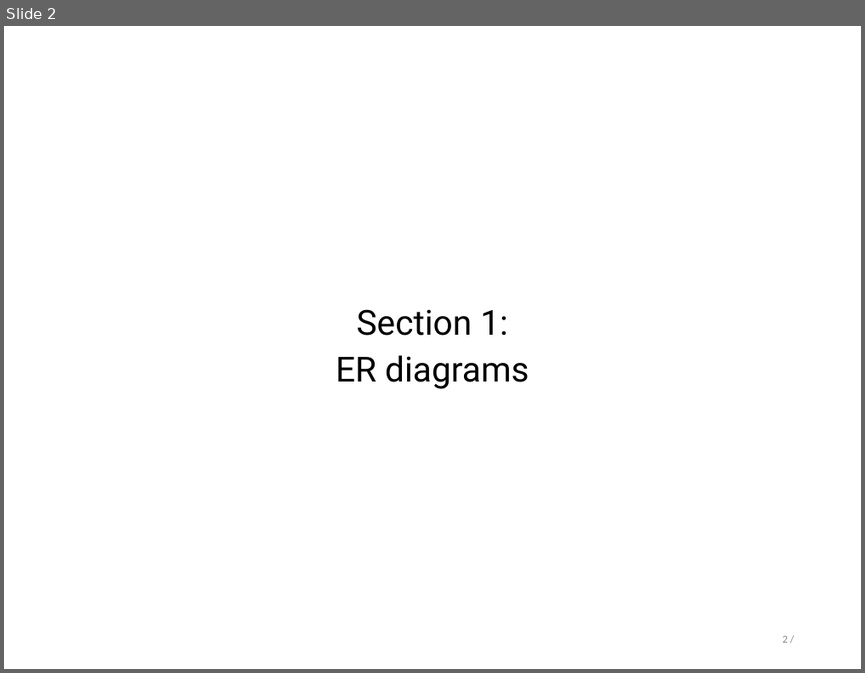
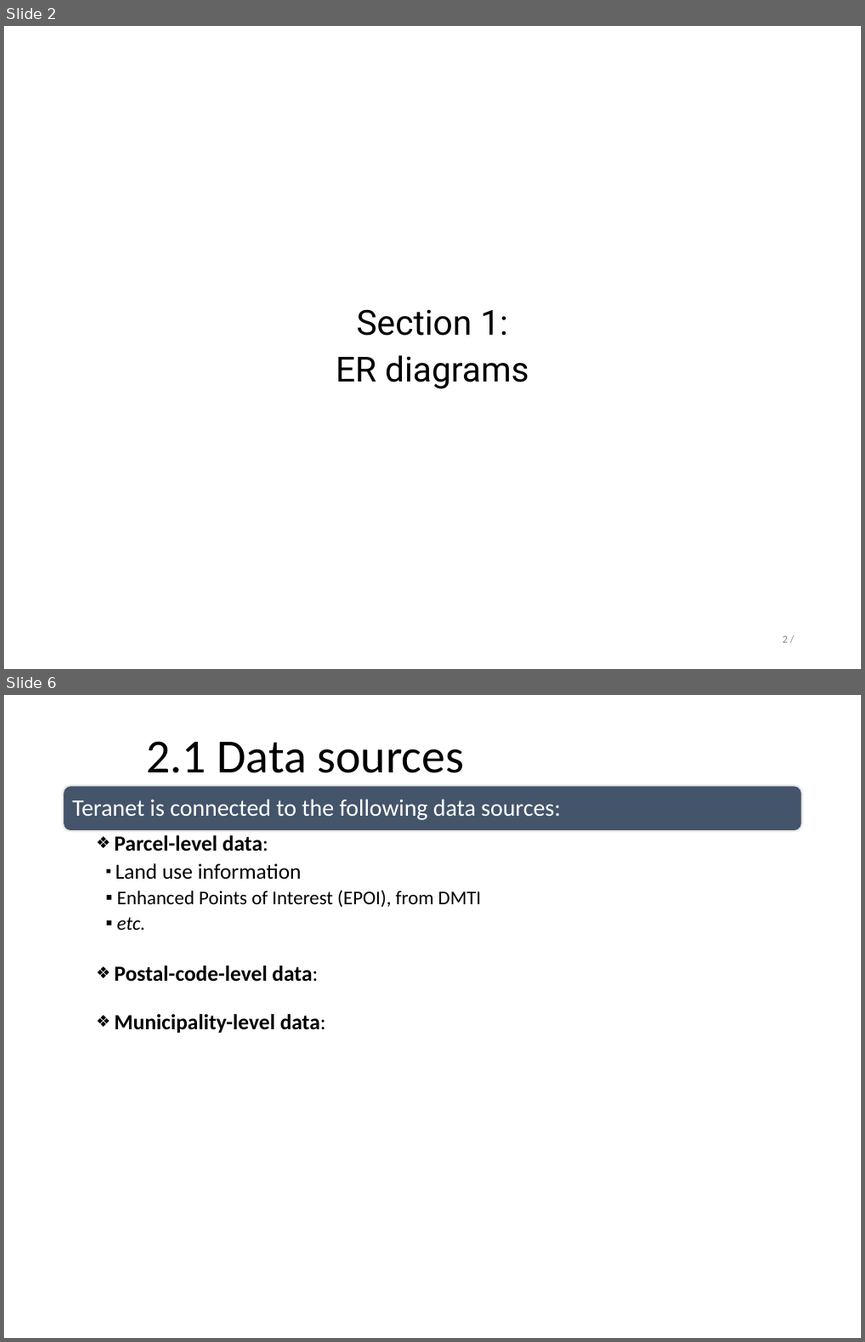
Before and after one commit to stepan-o/thesis, a slide deck: presentations/rdbms_design.pptx. Shown one above the other, each under a label of ours: slide 2 before the commit, slides 2 and 6 after it; the slides between them are not shown. The pictures are 865x673 and 865x1342 pixels, drawn with LibreOffice and Linux fonts; fonts in the diff are those of the drawing. Boxes give left, top, right and bottom in pixels: in the first picture for what was removed or moved away, otherwise in the second. Text is boxed around its words. In the diff, an @@ line names an element or a change of style, - is before the commit and + after.

```diff
--- a/presentations/rdbms_design.pptx
+++ b/presentations/rdbms_design.pptx
@@ slide 6 added at (x1=4, y1=695, x2=861, y2=1338), background #FFFFFF @@
@@ text added at (x1=146, y1=741, x2=464, y2=773), 44 pt, text #000000 @@
+2.1 Data sources
@@ rounded rectangle added at (x1=64, y1=785, x2=802, y2=831), fill #44546A, outline #E7E6E6 1.5 pt @@
@@ text added at (x1=72, y1=799, x2=561, y2=820), 22 pt, text #FFFFFF @@
+Teranet is connected to the following data sources:
@@ text added at (x1=114, y1=835, x2=481, y2=1032), 20 pt, text #000000 @@
+  ❖ Parcel-level data:
+    ▪ Land use information
+    ▪ Enhanced Points of Interest (EPOI), from DMTI
+  ▪ etc.
+  ❖ Postal-code-level data:
+  ❖ Municipality-level data:
```
Also in this commit, not shown: 1 slide changed, 2 other slides added.
